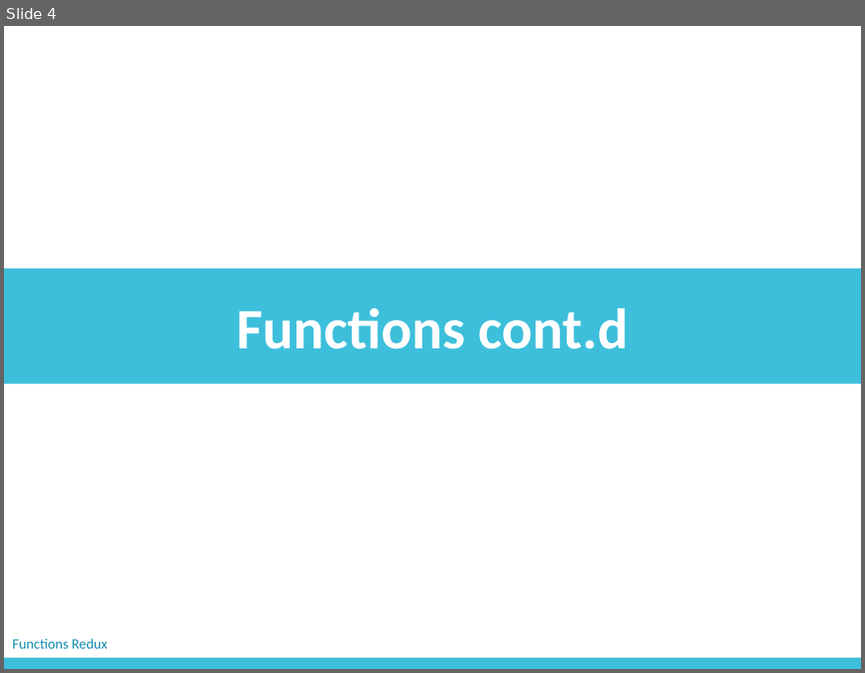
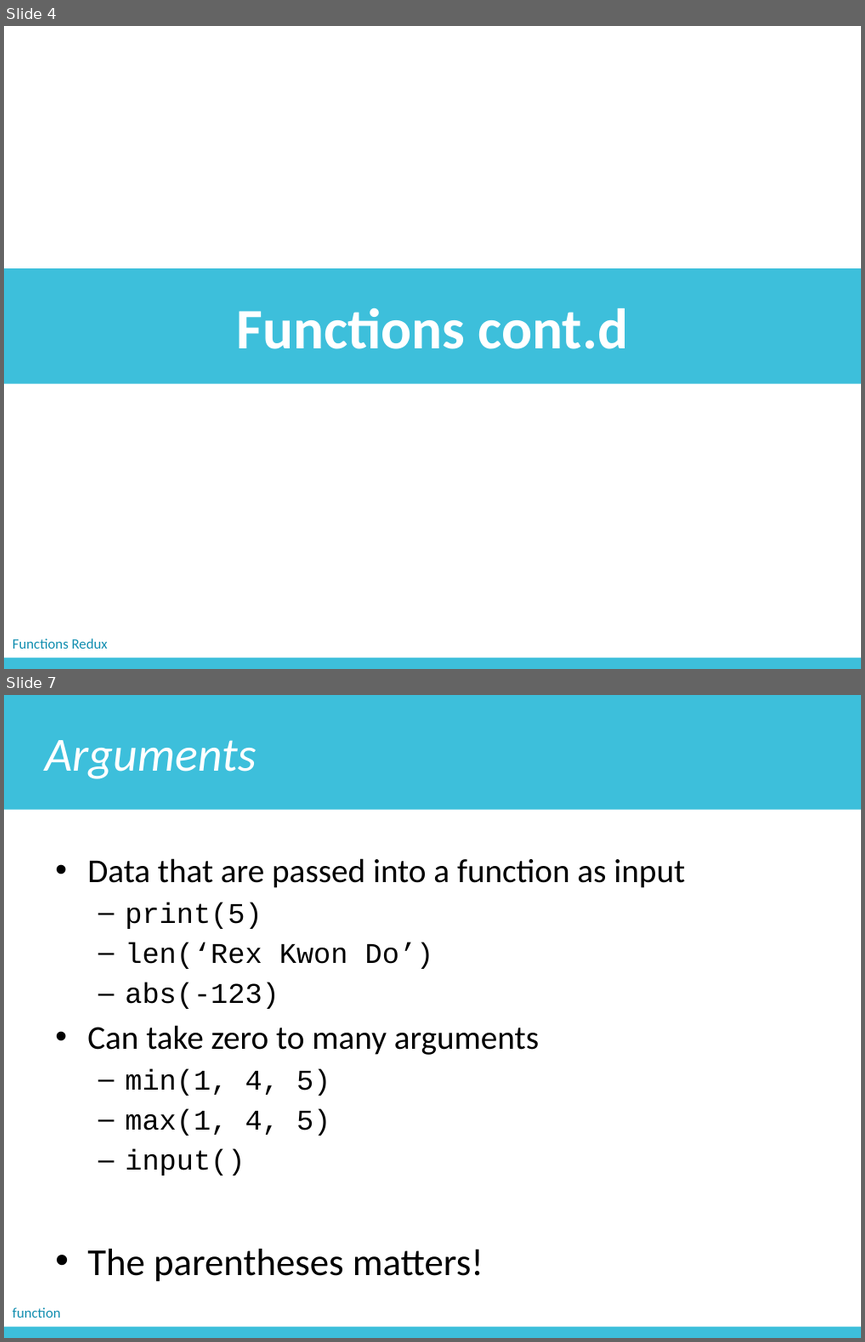
Before and after one commit to zichengliao/zuics101-fa17, a slide deck: lectures/lec05/lec05.pptx. Shown one above the other, each under a label of ours: slide 4 before the commit, slides 4 and 7 after it; the slides between them are not shown. The pictures are 865x673 and 865x1342 pixels, drawn with LibreOffice and Linux fonts; fonts in the diff are those of the drawing. Boxes give left, top, right and bottom in pixels: in the first picture for what was removed or moved away, otherwise in the second. Text is boxed around its words. In the diff, an @@ line names an element or a change of style, - is before the commit and + after.

```diff
--- a/lectures/lec05/lec05.pptx
+++ b/lectures/lec05/lec05.pptx
@@ slide 7 added at (x1=4, y1=695, x2=861, y2=1338), background #FFFFFF @@
@@ rectangle added at (x1=4, y1=695, x2=861, y2=809), fill #3DBFDB, 40 pt, text #FFFFFF, italic @@
+Arguments
@@ text added at (x1=87, y1=858, x2=685, y2=1281), 28 pt, text #000000 @@
+• Data that are passed into a function as input
+  – print(5)
+  – len(‘Rex Kwon Do’)
+  – abs(-123)
+• Can take zero to many arguments
+  – min(1, 4, 5)
+  – max(1, 4, 5)
+  – input()
+• The parentheses matters!
@@ rectangle added at (x1=4, y1=1327, x2=861, y2=1338), fill #3DBFDB @@
@@ text added at (x1=12, y1=1307, x2=61, y2=1317), 12 pt, text #118EB0 @@
+function
```
Also in this commit, not shown: 2 slides changed, 12 other slides added, 4 other files.
